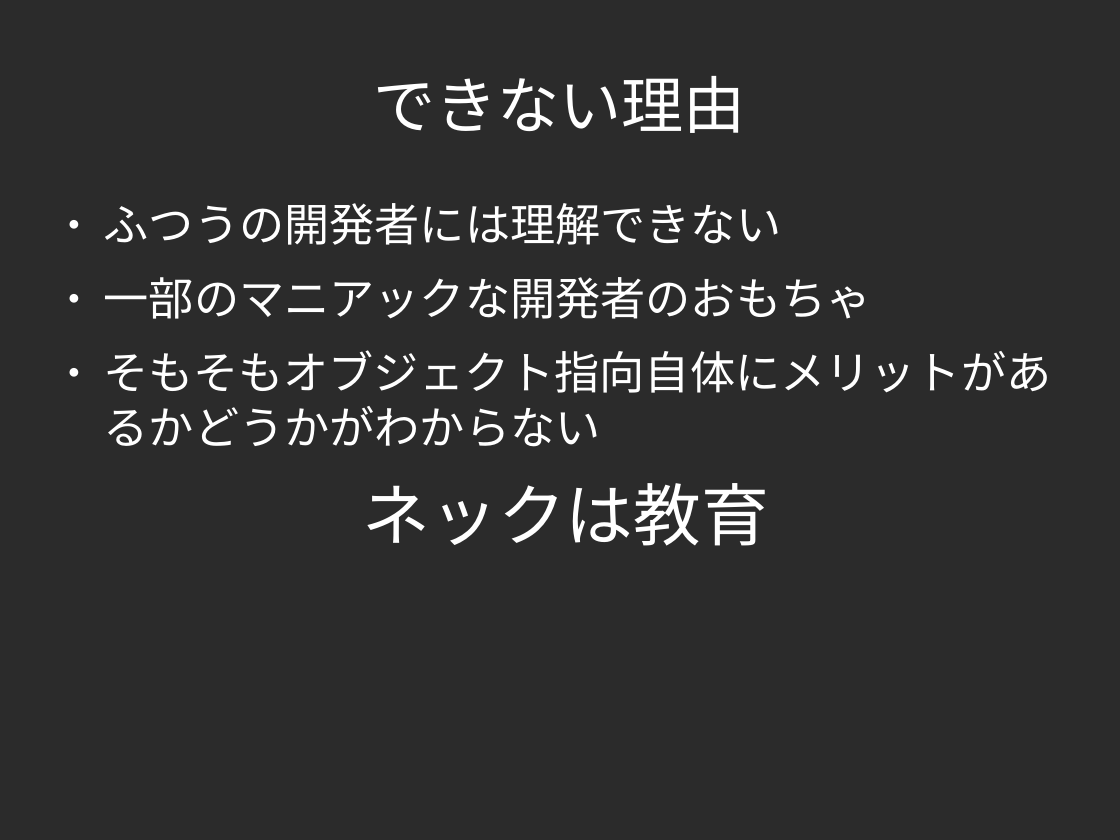
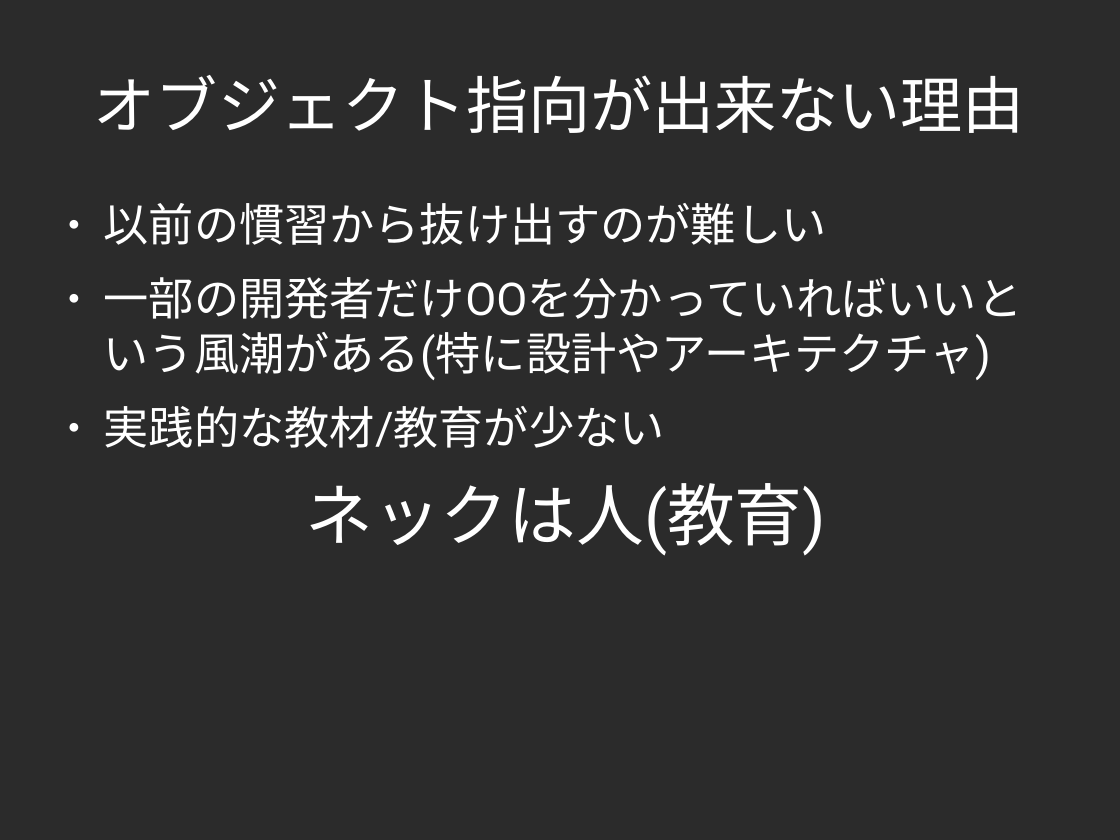
Before and after one commit to yojik/yojik-lib, a slide deck: slide 6 of 2009devsumi/oo_exercise/doc/devsum.odp (slide 4 before the commit). Drawn at 1120x840 pixels with LibreOffice and Linux fonts; fonts in the diff are those of the drawing; background and template pictures are left out; a plain dark background stands for a picture behind light text. Boxes give left, top, right and bottom in pixels: in the first picture for what was removed or moved away, otherwise in the second. Text is boxed around its words. In the diff, an @@ line names an element or a change of style, - is before the commit and + after.

```diff
--- a/2009devsumi/oo_exercise/doc/devsum.odp
+++ b/2009devsumi/oo_exercise/doc/devsum.odp
@@ title at (94,75,1025,133): text changed @@
-できない理由
+オブジェクト指向が出来ない理由
@@ text at (104,203,1022,556): text changed @@
-● ふつうの開発者には理解できない
-● 一部のマニアックな開発者のおもちゃ
-● そもそもオブジェクト指向自体にメリットがあるかどうかがわからない
-ネックは教育
+● 以前の慣習から抜け出すのが難しい
+● 一部の開発者だけOOを分かっていればいいという風潮がある(特に設計やアーキテクチャ)
+● 実践的な教材/教育が少ない
+ネックは人(教育)
```
Also in this commit, not shown: 25 other slides changed, 14 slides added, 14 slides removed.
